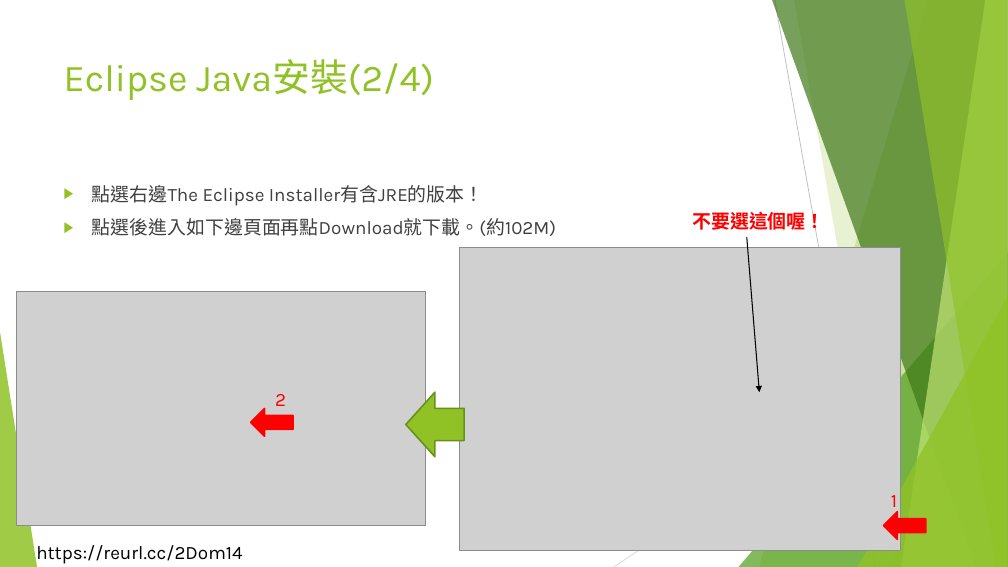
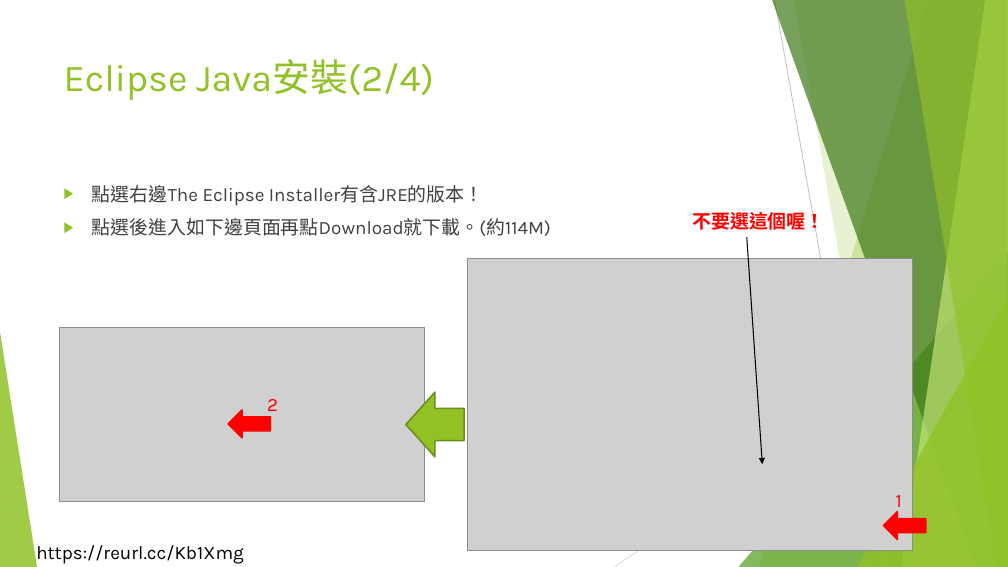
Before and after one commit to liulawsi/My_PPTs, a slide deck: slide 17 of LCC/Java/00b_Java開發環境建置.pptx. Drawn at 1008x567 pixels with LibreOffice and Linux fonts; fonts in the diff are those of the drawing; grey boxes stand for pictures; background and template pictures are left out. Boxes give left, top, right and bottom in pixels: in the first picture for what was removed or moved away, otherwise in the second. Text is boxed around its words. In the diff, an @@ line names an element or a change of style, - is before the commit and + after.

```diff
--- a/LCC/Java/00b_Java開發環境建置.pptx
+++ b/LCC/Java/00b_Java開發環境建置.pptx
@@ text at (x1=92, y1=218, x2=551, y2=236): text changed @@
-▶ 點選後進入如下邊頁面再點Download就下載。(約102M)
+▶ 點選後進入如下邊頁面再點Download就下載。(約114M)
@@ arrow moved from (747, 237) - (759, 392) to (747, 237) - (762, 464) @@
@@ picture resized from (x1=460, y1=247, x2=901, y2=551) to (x1=468, y1=259, x2=913, y2=551) @@
@@ picture resized from (x1=16, y1=291, x2=426, y2=526) to (x1=59, y1=327, x2=424, y2=501) @@
@@ text "2" rewrapped from (x1=275, y1=394, x2=286, y2=406) to (x1=267, y1=399, x2=278, y2=417) @@
@@ right arrow moved from (x1=251, y1=408, x2=293, y2=436) to (x1=228, y1=410, x2=271, y2=438) @@
@@ text "1" moved from (x1=891, y1=495, x2=897, y2=513) to (x1=896, y1=495, x2=902, y2=513) @@
@@ text at (x1=36, y1=545, x2=244, y2=565): text changed @@
-https://reurl.cc/2Dom14
+https://reurl.cc/Kb1Xmg
```
Also in this commit, not shown: 21 other slides changed, 39 other files.
